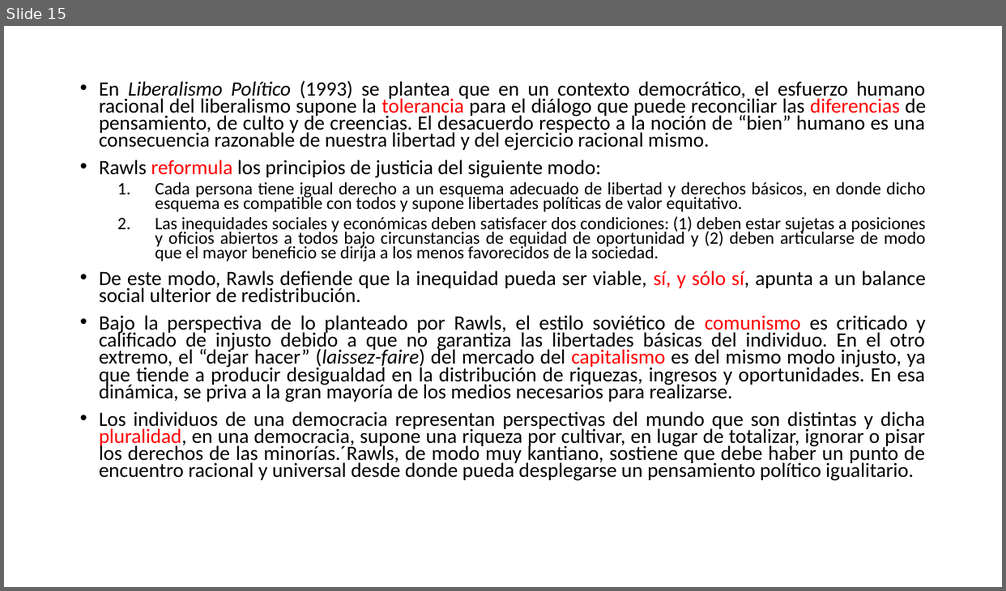
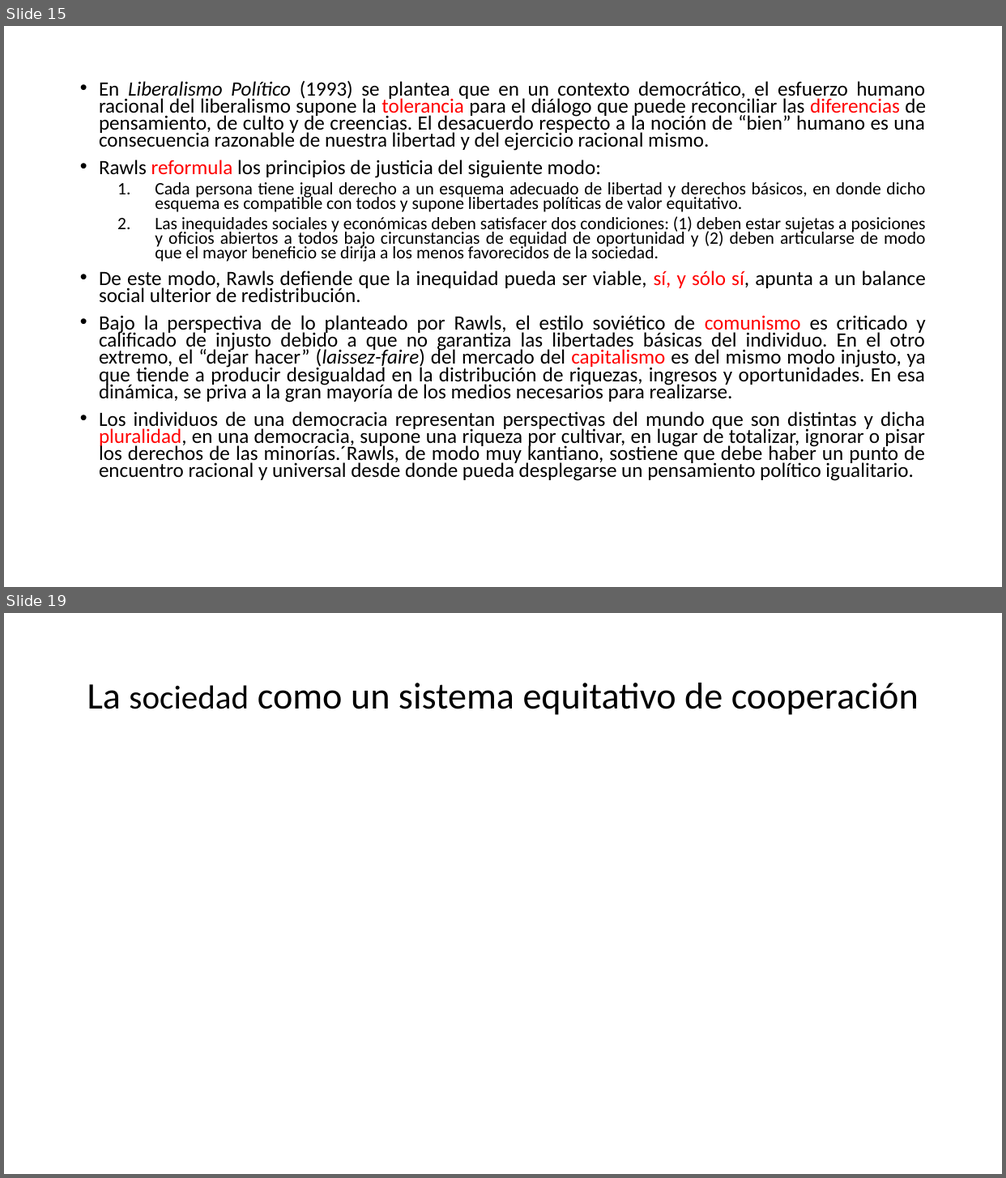
Before and after one commit to zaboltar/zaboltar.github.io, a slide deck: assets uarm/2019 sol-penscri-justfilpol/John Rawls - Justice as Fairness.pptx. Shown one above the other, each under a label of ours: slide 15 before the commit, slides 15 and 19 after it; the slides between them are not shown. The pictures are 1006x591 and 1006x1178 pixels, drawn with LibreOffice and Linux fonts; fonts in the diff are those of the drawing. Boxes give left, top, right and bottom in pixels: in the first picture for what was removed or moved away, otherwise in the second. Text is boxed around its words. In the diff, an @@ line names an element or a change of style, - is before the commit and + after.

```diff
--- a/assets uarm/2019 sol-penscri-justfilpol/John Rawls - Justice as Fairness.pptx
+++ b/assets uarm/2019 sol-penscri-justfilpol/John Rawls - Justice as Fairness.pptx
@@ slide 19 added at bbox=[4, 613, 1002, 1174], background #FFFFFF @@
@@ title added at bbox=[87, 683, 918, 715], 36 pt, text #000000 @@
+La sociedad como un sistema equitativo de cooperación
```
Also in this commit, not shown: 1 slide changed, 11 other slides added.
